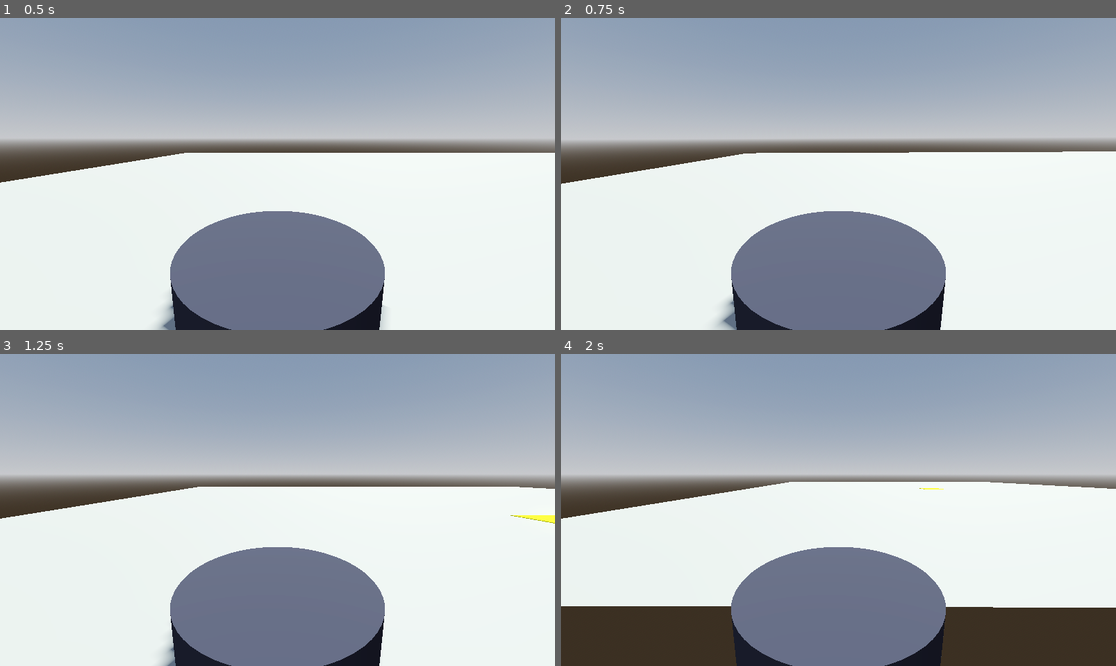
Above: before the commit, frames 1-4 (two rows, left to right).
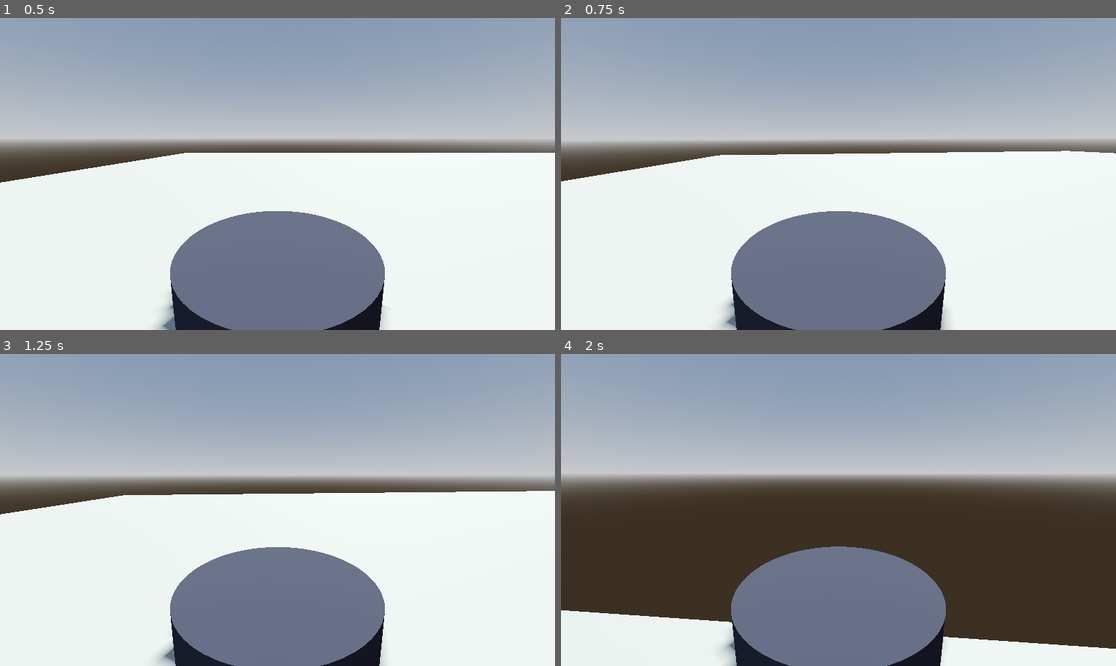
Above: after the commit, the same moments.

Repository: omaherne/turtlebot
Game: Godot game, scene res://levels/level_1.tscn
Same seed, same stepped clock (60 frames per second), same inputs: the game is played once before the commit and once after it.
Inputs (mouse positions are in pixels of both pictures, inside the frame that each line leads up to):
- Up to frame 1 (0.5 s): no input
- Up to frame 2 (0.75 s): move the mouse to (866, 174) at 0.52 s; hold W (move_forward) from 0.53 s (still down)
- Up to frame 3 (1.25 s): keep holding W (move_forward)
- Up to frame 4 (2 s): keep holding W (move_forward); move the mouse to (810, 510) at 1.27 s

Frame 1 is identical in both runs. In frame 2, 0.6% of the frame differs, in the area x 0-100%, y 42-100%; in frame 3, 1.9%; in frame 4, 39%, in the area x 0-100%, y 40-100%.

Commit message:
Reverted Bot changes for usability

Diff:
--- a/turtlebot-simulation/turtle_bot/turtle_bot.gd
+++ b/turtlebot-simulation/turtle_bot/turtle_bot.gd
@@ -1,7 +1,8 @@
 extends RigidBody3D
 
-var velocity := 100
-var rotate_value := 0.75
+var mouse_sensitivity := 0.001
+var twist_input := 0.0
+var pitch_input := 0.0
 
 @onready var twist_pivot := $TwistPivot
 @onready var pitch_pivot := $TwistPivot/PitchPivot
@@ -10,13 +11,23 @@
 	Input.set_mouse_mode(Input.MOUSE_MODE_CAPTURED)
 
 func _physics_process(delta: float) -> void:
-	var input_direction = Vector3.ZERO
-	var input_rotate
-	input_direction.z = Input.get_axis("move_backward", "move_forward") # -1 for backwards, 1 for forwards
-	input_rotate = Input.get_axis("rotate_right", "rotate_left") # -1 for right, 1 for left
+	var input := Vector3.ZERO
+	input.x = Input.get_axis("rotate_left", "rotate_right") # moves the bot left instead of turning, will get to it later
+	input.z = Input.get_axis("move_forward", "move_backward")
 
-	apply_force(input_direction * 1200.0 * delta)
-	rotate_y(input_rotate * rotate_value * delta)
+	apply_central_force(twist_pivot.basis * input * 1200.0 * delta) # basis aligns with camera so the player moves relative to camera perspective
 
 	if Input.is_action_just_pressed("ui_cancel"):
 		Input.set_mouse_mode(Input.MOUSE_MODE_VISIBLE)
+
+	twist_pivot.rotate_y(twist_input)
+	pitch_pivot.rotate_x(pitch_input)
+	pitch_pivot.rotation.x = clamp(pitch_pivot.rotation.x, deg_to_rad(-30), deg_to_rad(30)) # keeps the camera from going below the bot (30 degrees)
+	twist_input = 0.0
+	pitch_input = 0.0
+
+func _unhandled_input(event: InputEvent) -> void:
+	if event is InputEventMouseMotion:
+		if Input.get_mouse_mode() == Input.MOUSE_MODE_CAPTURED:
+			twist_input = - event.relative.x * mouse_sensitivity
+			pitch_input = - event.relative.y * mouse_sensitivity
--- a/turtlebot-simulation/turtle_bot/turtle_bot.tscn
+++ b/turtlebot-simulation/turtle_bot/turtle_bot.tscn
@@ -22,12 +22,18 @@
 [node name="CollisionShape3D" type="CollisionShape3D" parent="."]
 shape = SubResource("CylinderShape3D_xx8g1")
 
+[node name="Bottom Sensor" type="Camera3D" parent="."]
+transform = Transform3D(1, 0, 0, 0, -4.37114e-08, 1, 0, -1, -4.37114e-08, 0, 0, 0)
+projection = 1
+size = 2.0
+
+[node name="Front Sensor" type="Camera3D" parent="."]
+transform = Transform3D(1, 0, 0, 0, 1, 0, 0, 0, 1, 0, 0.25, 0)
+
 [node name="TwistPivot" type="Node3D" parent="."]
-transform = Transform3D(1, 0, 0, 0, 1, 0, 0, 0, 1, 0, 0.5, 0)
 
 [node name="PitchPivot" type="Node3D" parent="TwistPivot"]
-transform = Transform3D(1, 0, 0, 0, 0.984808, 0.173648, 0, -0.173648, 0.984808, 0, 0, 0)
 
-[node name="Camera3D" type="Camera3D" parent="TwistPivot/PitchPivot"]
-transform = Transform3D(1, 0, 0, 0, 1, 0, 0, 0, 1, 0, 0, 1)
+[node name="POV Camera" type="Camera3D" parent="TwistPivot/PitchPivot"]
+transform = Transform3D(1, 0, 0, 0, 0.984808, 0.173648, 0, -0.173648, 0.984808, 0, 0.673648, 0.984808)
 current = true
